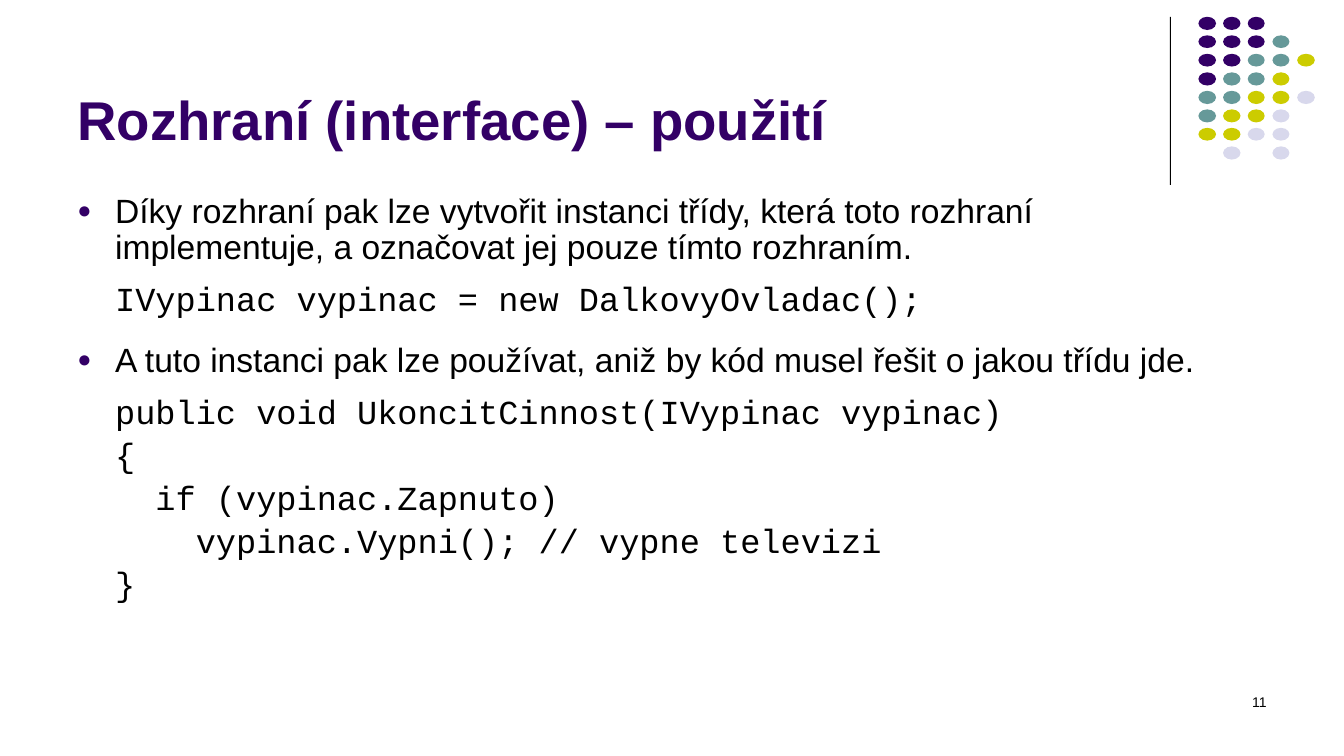
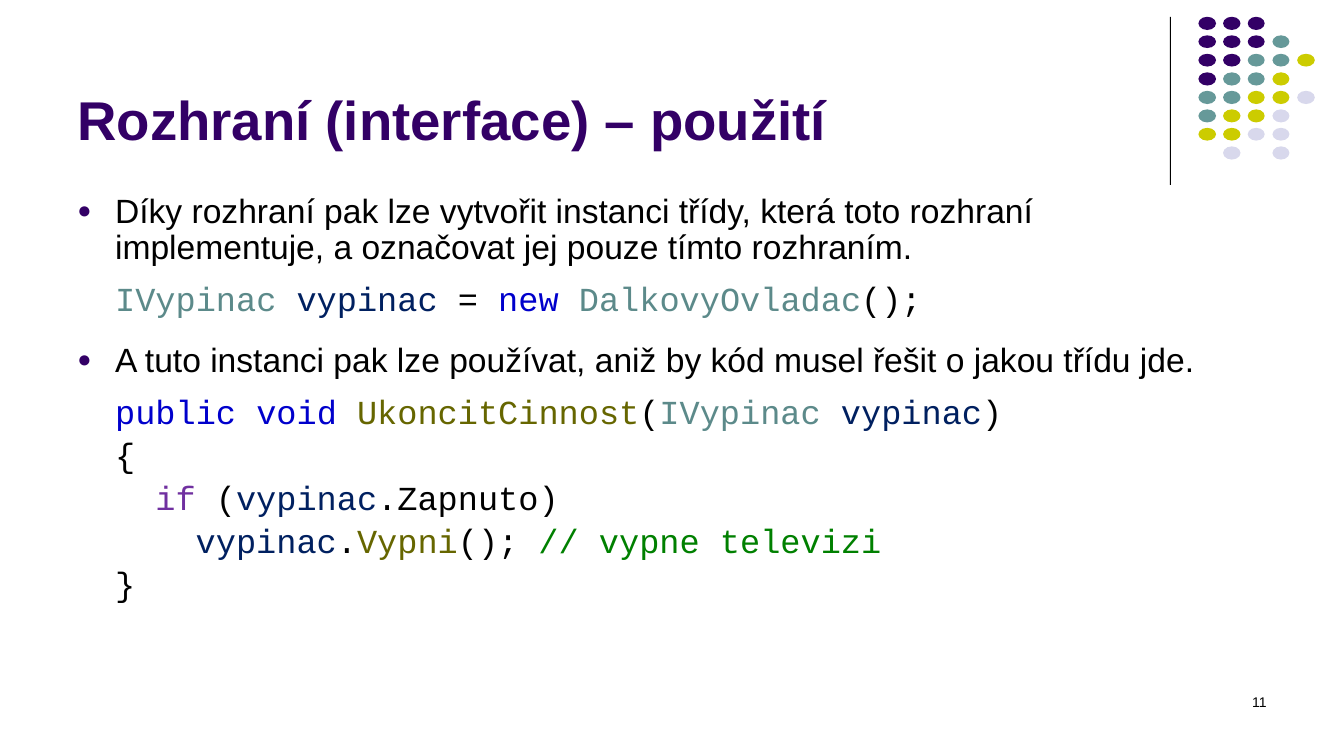
Before and after one commit to PetrVobornik/prednasky, a slide deck: slide 11 of Xamarin.Forms/01-OOP-a-NET/OOP-2-dedicnost.ppsx. Drawn at 1344x756 pixels with LibreOffice and Linux fonts; fonts in the diff are those of the drawing. Boxes give left, top, right and bottom in pixels: in the first picture for what was removed or moved away, otherwise in the second. Text is boxed around its words. In the diff, an @@ line names an element or a change of style, - is before the commit and + after.

```diff
--- a/Xamarin.Forms/01-OOP-a-NET/OOP-2-dedicnost.ppsx
+++ b/Xamarin.Forms/01-OOP-a-NET/OOP-2-dedicnost.ppsx
@@ text at (115, 286, 1002, 560): text colour #000000 to #5C8A8A in "IVypinac DalkovyOvladac();", "UkoncitCinnost(IVypinac"; text colour #000000 to #002060 in "vypinac", "vypinac)", "(vypinac.Zapnuto)", "vypinac.Vypni();"; text colour #000000 to #0000CC in "new", "public void"; text colour #000000 to #666600 in "UkoncitCinnost(IVypinac", "vypinac.Vypni();"; text colour #000000 to #7030A0 in "if"; text colour #000000 to #008000 in "// vypne televizi" @@
```
Also in this commit, not shown: 10 other slides changed.
